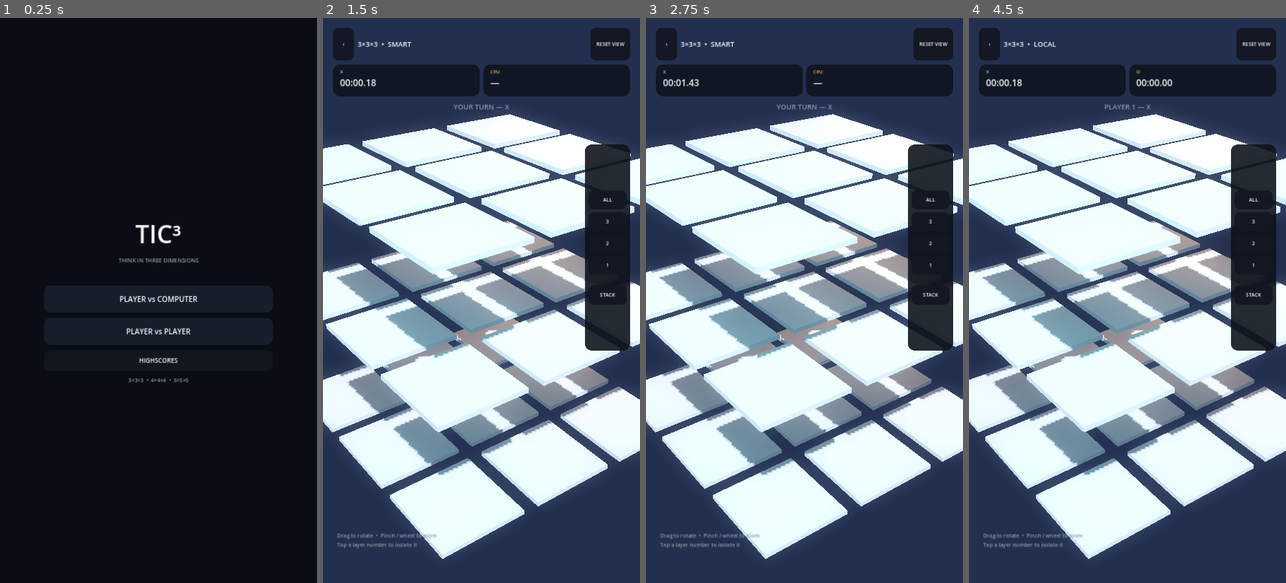
Above: before the commit, frames 1-4 (left to right).
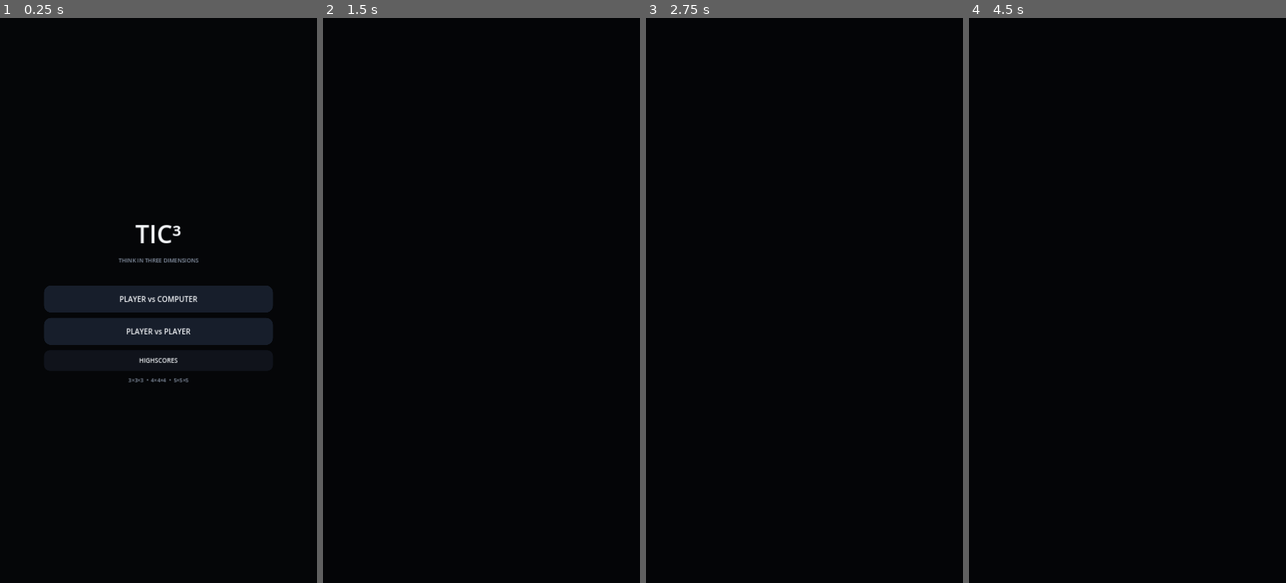
Above: after the commit, the same moments.

Repository: Creativebrook/tic3
Game: Godot game, scene res://scenes/main.tscn
Same seed, same stepped clock (60 frames per second), same inputs: the game is played once before the commit and once after it.
Inputs (mouse positions are in pixels of both pictures, inside the frame that each line leads up to):
- Up to frame 1 (0.25 s): no input
- Up to frame 2 (1.5 s): click "PLAYER vs COMPUTER" at 0.5 s; click "START GAME" at 1.25 s
- Up to frame 3 (2.75 s): click (934, 46) at 2 s, where only the run before the commit has a clickable "RESET VIEW"
- Up to frame 4 (4.5 s): click (988, 46) at 2.75 s, where only the run before the commit has a clickable "‹"; click (1127, 328) at 3.5 s, where only the run before the commit has a clickable "PLAYER vs PLAYER"; click (1127, 334) at 4.25 s, where only the run before the commit has a clickable "START GAME"

The runs differ from the first frame. In frame 2, 100% of the frame differs, in the area x 0-100%, y 0-100%; in frame 3, 100%; in frame 4, 100%.
Error after the commit: Parse Error: Cannot infer the type of "projected_half_width" variable because the value doesn't have a set type. (res://scripts/camera_rig.gd:46)

Commit message:
fix: fit 3D board to portrait screens and add win rotation

Diff:
--- a/scripts/camera_rig.gd
+++ b/scripts/camera_rig.gd
@@ -4,11 +4,16 @@
 var camera: Camera3D
 var yaw := deg_to_rad(-36.0)
 var pitch := deg_to_rad(-28.0)
-var distance := 10.5
+var distance := 14.0
+var min_distance := 7.0
+var max_distance := 30.0
+var fit_distance := 14.0
 var dragging := false
 var last_pointer := Vector2.ZERO
 var pinch_distance := 0.0
 var touches: Dictionary = {}
+var auto_rotating := false
+var auto_rotate_speed := 0.28
 
 func _ready() -> void:
 	camera = Camera3D.new()
@@ -16,45 +21,79 @@
 	add_child(camera)
 	_update_camera()
 
+func _process(delta: float) -> void:
+	if auto_rotating:
+		yaw += auto_rotate_speed * delta
+		_update_camera()
+
 func reset_view(board_size := 3) -> void:
+	auto_rotating = false
 	yaw = deg_to_rad(-36.0)
 	pitch = deg_to_rad(-28.0)
-	distance = 8.6 + float(board_size - 3) * 1.35
+	_fit_distance_to_board(board_size)
+	distance = fit_distance
 	_update_camera()
+
+func set_auto_rotate(enabled: bool) -> void:
+	auto_rotating = enabled
+
+func _fit_distance_to_board(board_size: int) -> void:
+	if camera == null:
+		return
+	var viewport_size := get_viewport().get_visible_rect().size
+	var aspect := max(0.35, viewport_size.x / max(1.0, viewport_size.y))
+	var plane_half_extent := (float(board_size - 1) * 1.22 * 0.5) + 0.62
+	var projected_half_width := plane_half_extent * (abs(cos(yaw)) + abs(sin(yaw))) + 0.20
+	var tan_half_vertical := tan(deg_to_rad(camera.fov) * 0.5)
+	var tan_half_horizontal := tan_half_vertical * aspect
+	var horizontal_fit := projected_half_width / max(0.08, tan_half_horizontal * 0.84)
+	var layer_half_extent := (float(board_size - 1) * 1.55 * 0.5) + 0.60
+	var vertical_fit := layer_half_extent / max(0.08, tan_half_vertical * 0.70)
+	fit_distance = max(horizontal_fit, vertical_fit, 9.5)
+	min_distance = fit_distance * 0.58
+	max_distance = fit_distance * 2.15
 
 func _unhandled_input(event: InputEvent) -> void:
 	if event is InputEventMouseButton:
 		if event.button_index == MOUSE_BUTTON_RIGHT or event.button_index == MOUSE_BUTTON_MIDDLE:
+			if event.pressed:
+				auto_rotating = false
 			dragging = event.pressed
 			last_pointer = event.position
 		elif event.button_index == MOUSE_BUTTON_WHEEL_UP and event.pressed:
-			distance = max(5.0, distance - 0.6)
+			auto_rotating = false
+			distance = max(min_distance, distance - fit_distance * 0.07)
 			_update_camera()
 		elif event.button_index == MOUSE_BUTTON_WHEEL_DOWN and event.pressed:
-			distance = min(18.0, distance + 0.6)
+			auto_rotating = false
+			distance = min(max_distance, distance + fit_distance * 0.07)
 			_update_camera()
 	elif event is InputEventMouseMotion and dragging:
+		auto_rotating = false
 		_apply_drag(event.relative)
 	elif event is InputEventScreenTouch:
 		if event.pressed:
+			auto_rotating = false
 			touches[event.index] = event.position
 		else:
 			touches.erase(event.index)
 		if touches.size() < 2:
 			pinch_distance = 0.0
 	elif event is InputEventScreenDrag:
+		auto_rotating = false
 		touches[event.index] = event.position
 		if touches.size() >= 2:
 			var ids := touches.keys()
 			var d := Vector2(touches[ids[0]]).distance_to(Vector2(touches[ids[1]]))
 			if pinch_distance > 0.0:
-				distance = clamp(distance - (d - pinch_distance) * 0.012, 5.0, 18.0)
+				distance = clamp(distance - (d - pinch_distance) * fit_distance * 0.00125, min_distance, max_distance)
 				_update_camera()
 			pinch_distance = d
 		else:
 			_apply_drag(event.relative * 0.7)
 	elif event is InputEventMagnifyGesture:
-		distance = clamp(distance / event.factor, 5.0, 18.0)
+		auto_rotating = false
+		distance = clamp(distance / event.factor, min_distance, max_distance)
 		_update_camera()
 
 func _apply_drag(delta: Vector2) -> void:
